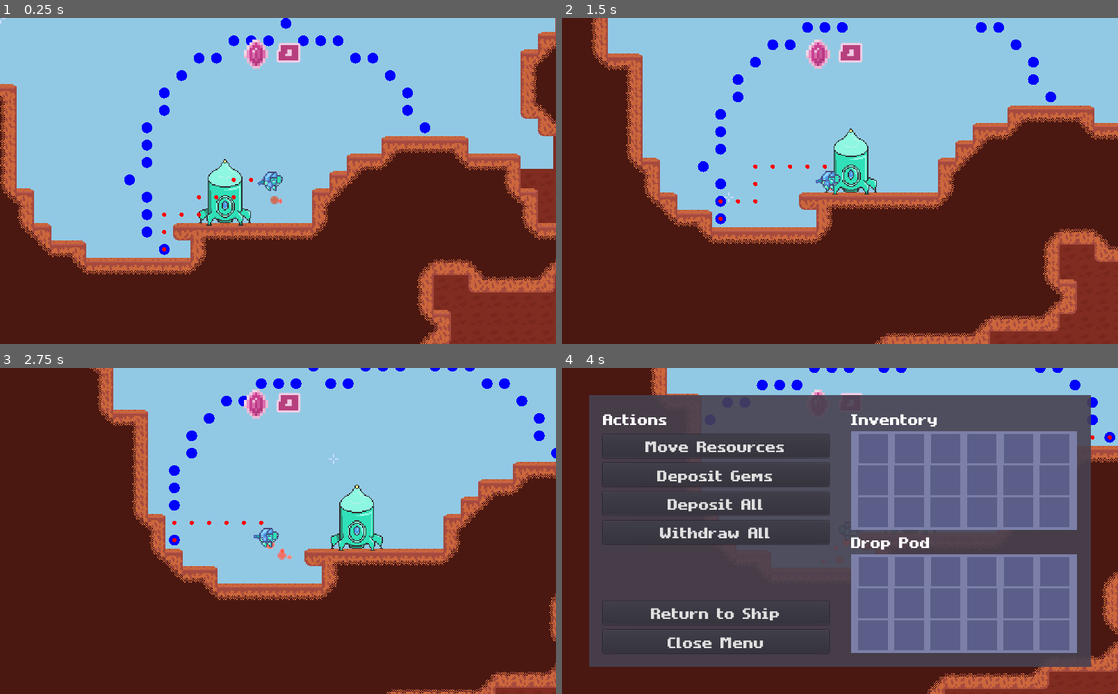
Above: before the commit, frames 1-4 (two rows, left to right).
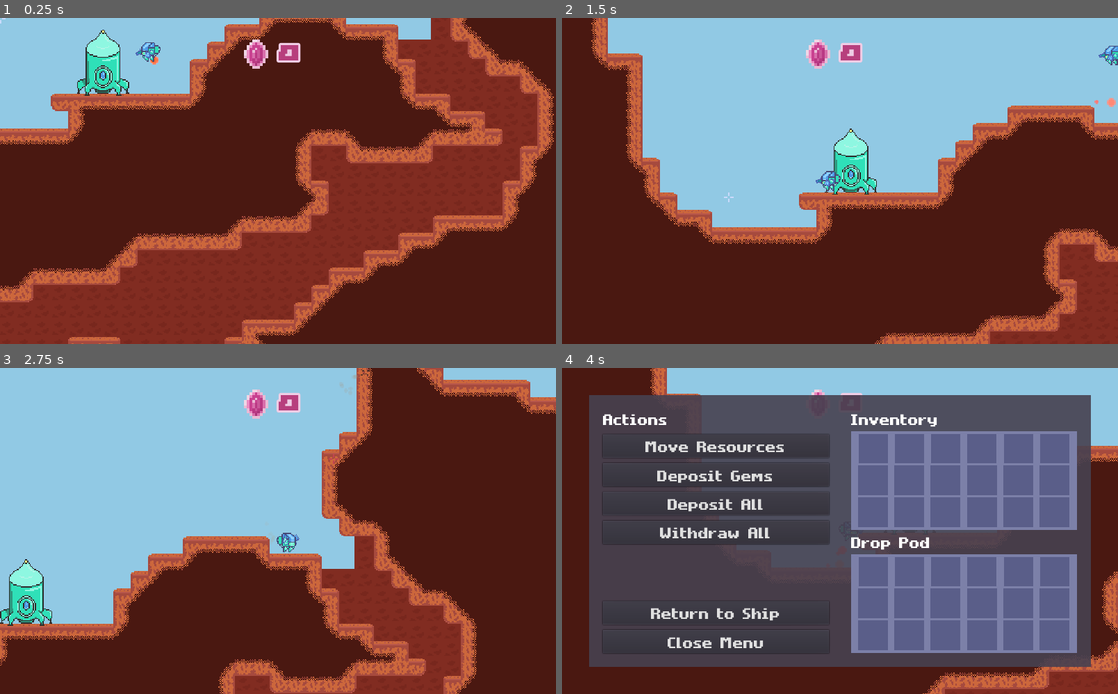
Above: after the commit, the same moments.

Repository: MichaelRRyan/Mecha-Miners
Game: Godot game, scene res://scenes/Gameplay.tscn
Same seed, same stepped clock (60 frames per second), same inputs: the game is played once before the commit and once after it.
Inputs (mouse positions are in pixels of both pictures, inside the frame that each line leads up to):
- Up to frame 1 (0.25 s): no input
- Up to frame 2 (1.5 s): tap Enter at 0.5 s; move the mouse to (962, 164) at 0.52 s; hold D (move_right) 0.53-1.28 s; hold P (ai_perspective, bound only after the commit) 0.53-1.28 s; tap W (jump) at 0.77, 0.8, 1.07, 1.35 s; move the mouse to (728, 197) at 1.27 s; hold A (move_left) from 1.28 s (still down)
- Up to frame 3 (2.75 s): tap W (jump) at 1.52, 1.82, 2.3 s; tap P (ai_perspective, bound only after the commit) at 1.55 s; move the mouse to (333, 459) at 2.02 s; release A (move_left) at 2.03 s; press the mouse at (333, 459) at 2.03 s; hold D (move_right) from 2.03 s (still down)
- Up to frame 4 (4 s): move the mouse to (812, 596) at 2.77 s; release the mouse at (812, 596) at 2.78 s; right-click (812, 596) at 2.85 s; tap W (jump) at 3.02, 3.32, 3.77, 3.8 s; tap P (ai_perspective, bound only after the commit) at 3.05 s; move the mouse to (1006, 579) at 3.52 s; release D (move_right) at 3.53 s; hold A (move_left) from 3.53 s (still down); hold E (interact) from 3.53 s (still down)

The runs differ from the first frame. In frame 1, 80% of the frame differs, in the area x 0-100%, y 0-100%; in frame 2, 1.5%; in frame 3, 56%; in frame 4, 1.0%.

Commit message:
Added AI debug mode

Diff:
--- a/project.godot
+++ b/project.godot
@@ -79,6 +79,7 @@
 Network="*res://scripts/Network.gd"
 GameState="*res://scripts/GameState.gd"
 ItemData="*res://scripts/ItemData.gd"
+Utility="*res://scripts/Utility.gd"
 
 [display]
 
@@ -156,6 +157,16 @@
 , Object(InputEventJoypadButton,"resource_local_to_scene":false,"resource_name":"","device":-1,"button_index":3,"pressure":0.0,"pressed":false,"script":null)
  ]
 }
+ai_debug={
+"deadzone": 0.5,
+"events": [ Object(InputEventKey,"resource_local_to_scene":false,"resource_name":"","device":0,"alt":false,"shift":false,"control":false,"meta":false,"command":false,"pressed":false,"scancode":73,"physical_scancode":0,"unicode":0,"echo":false,"script":null)
+ ]
+}
+ai_perspective={
+"deadzone": 0.5,
+"events": [ Object(InputEventKey,"resource_local_to_scene":false,"resource_name":"","device":0,"alt":false,"shift":false,"control":false,"meta":false,"command":false,"pressed":false,"scancode":80,"physical_scancode":0,"unicode":0,"echo":false,"script":null)
+ ]
+}
 
 [layer_names]
 
--- a/scenes/Gameplay.tscn
+++ b/scenes/Gameplay.tscn
@@ -19,22 +19,22 @@
 script = ExtResource( 7 )
 
 [node name="SpawnPoint" type="Node2D" parent="PlayerManager"]
-position = Vector2( 499.556, 992.147 )
+position = Vector2( 271, 9 )
 
 [node name="Player" parent="PlayerManager" instance=ExtResource( 1 )]
 position = Vector2( 102.152, 736.746 )
 is_human = true
 
+[node name="Camera2D" type="Camera2D" parent="PlayerManager/Player" groups=["main_camera"]]
+scale = Vector2( 2, 2 )
+current = true
+zoom = Vector2( 0.5, 0.5 )
+smoothing_enabled = true
+
 [node name="Player2" parent="PlayerManager" instance=ExtResource( 1 )]
 position = Vector2( 116, 89 )
 
 [node name="AIController" parent="PlayerManager/Player2" instance=ExtResource( 8 )]
-
-[node name="Camera2D" type="Camera2D" parent="PlayerManager/Player2"]
-scale = Vector2( 2, 2 )
-current = true
-zoom = Vector2( 0.5, 0.5 )
-smoothing_enabled = true
 
 [node name="BulletManager" type="Node2D" parent="." groups=["bullet_manager"]]
 script = ExtResource( 4 )
--- a/scenes/Player.tscn
+++ b/scenes/Player.tscn
@@ -10,10 +10,6 @@
 [sub_resource type="AtlasTexture" id=2]
 atlas = ExtResource( 1 )
 region = Rect2( 0, 64, 32, 32 )
-
-[sub_resource type="AtlasTexture" id=11]
-atlas = ExtResource( 1 )
-region = Rect2( 64, 64, 32, 32 )
 
 [sub_resource type="AtlasTexture" id=3]
 atlas = ExtResource( 1 )
@@ -47,16 +43,15 @@
 atlas = ExtResource( 1 )
 region = Rect2( 96, 96, 32, 32 )
 
+[sub_resource type="AtlasTexture" id=11]
+atlas = ExtResource( 1 )
+region = Rect2( 64, 64, 32, 32 )
+
 [sub_resource type="SpriteFrames" id=12]
 animations = [ {
 "frames": [ SubResource( 2 ) ],
 "loop": true,
 "name": "idle",
-"speed": 5.0
-}, {
-"frames": [ SubResource( 11 ) ],
-"loop": true,
-"name": "jump",
 "speed": 5.0
 }, {
 "frames": [ SubResource( 3 ), SubResource( 4 ), SubResource( 5 ), SubResource( 6 ) ],
@@ -68,6 +63,11 @@
 "loop": true,
 "name": "walk_reversed",
 "speed": 10.0
+}, {
+"frames": [ SubResource( 11 ) ],
+"loop": true,
+"name": "jump",
+"speed": 5.0
 } ]
 
 [sub_resource type="CapsuleShape2D" id=13]
--- /dev/null
+++ b/scripts/Utility.gd
@@ -0,0 +1,12 @@
+extends Node
+
+
+#-------------------------------------------------------------------------------
+func get_dependency(group_name : String) -> Node:
+	var container = get_tree().get_nodes_in_group(group_name)
+	if not container.empty():
+		return container.front()
+	return null
+
+
+#-------------------------------------------------------------------------------
--- a/scripts/ai/AIBrain.gd
+++ b/scripts/ai/AIBrain.gd
@@ -2,6 +2,12 @@
 extends Node2D
 
 var subject : Node2D = null
+
+
+#-------------------------------------------------------------------------------
+func is_debug() -> bool:
+	assert(false)
+	return false
 
 
 #-------------------------------------------------------------------------------
--- a/scripts/ai/AIController.gd
+++ b/scripts/ai/AIController.gd
@@ -1,6 +1,14 @@
 extends AIBrain
 
 var _behaviour_stack : Array = []
+var _debug : bool = false
+var _main_camera = null
+var _previous_camera_focus = null
+
+
+#-------------------------------------------------------------------------------
+func is_debug() -> bool:
+	return _debug
 
 
 #-------------------------------------------------------------------------------
@@ -65,5 +73,37 @@
 	subject = get_parent()
 	add_behaviour(IdleBehaviour.new())
 
+	var main_cameras = get_tree().get_nodes_in_group("main_camera")
+	if main_cameras != null and not main_cameras.empty():
+		_main_camera = main_cameras.front()
+
 
 #-------------------------------------------------------------------------------
+func _input(event):
+	# Toggles AI debug mode.
+	if event.is_action_pressed("ai_debug"):
+		_debug = not _debug
+
+	if event.is_action_pressed("ai_perspective"):
+
+		# If the main camera exists.
+		if _main_camera != null:
+
+			# If the camera is following a node.
+			var camera_focus : Node = _main_camera.get_parent()
+			if camera_focus != null:
+
+				camera_focus.remove_child(_main_camera)
+
+				if _previous_camera_focus == null:
+					_previous_camera_focus = camera_focus
+					add_child(_main_camera)
+
+				else:
+					_previous_camera_focus.add_child(_main_camera)
+					_previous_camera_focus = null
+
+				_main_camera.position = Vector2.ZERO
+
+
+#-------------------------------------------------------------------------------
--- a/scripts/ai/behaviours/ExploreBehaviour.gd
+++ b/scripts/ai/behaviours/ExploreBehaviour.gd
@@ -18,15 +18,27 @@
 
 	_spatial_sensor = _brain.find_node("SpatialSensor")
 	if _spatial_sensor:
-		var _v = _spatial_sensor.connect("new_furthest", self, "_on_SpatialSensor_new_furthest")
+		var _v = _spatial_sensor.connect("new_best", self, "_on_SpatialSensor_new_best")
 
 		_brain.set_target(_terrain.map_to_world_centred(_spatial_sensor.get_best_cell()))
 		_pursue()
 
+	var mineral_sensor : Node2D = _brain.find_node("MineralSensor")
+	if mineral_sensor:
+		var _v = mineral_sensor.connect("mineral_found", self, "_on_MineralSensor_mineral_found")
+
 
 #-------------------------------------------------------------------------------
-func _on_SpatialSensor_new_furthest(furthest_cell : Vector2) -> void:
-	_brain.set_target(_terrain.map_to_world_centred(furthest_cell))
+func _on_SpatialSensor_new_best(new_best_cell : Vector2) -> void:
+	_brain.set_target(_terrain.map_to_world_centred(new_best_cell))
+
+
+#-------------------------------------------------------------------------------
+func _on_MineralSensor_mineral_found(mineral_cell : Vector2) -> void:
+	if _active:
+		var behaviour = HarvestMineralsBehaviour.new()
+		behaviour.add_spotted_mineral_cell(mineral_cell)
+		_brain.add_behaviour(behaviour)
 
 
 #-------------------------------------------------------------------------------
--- a/scripts/ai/behaviours/PursueBehaviour.gd
+++ b/scripts/ai/behaviours/PursueBehaviour.gd
@@ -102,12 +102,13 @@
 
 #-------------------------------------------------------------------------------
 func _draw():
-	for node in _path:
-		var dist = _pathfinding.get_point_position(node) - _brain.subject.position
+	if _brain.is_debug():
+		for node in _path:
+			var dist = _pathfinding.get_point_position(node) - _brain.subject.position
+			draw_circle(dist, 2, Color.red)
+
+		var dist = _brain.subject.get_target() - _brain.subject.position
 		draw_circle(dist, 2, Color.red)
-
-	var dist = _brain.subject.get_target() - _brain.subject.position
-	draw_circle(dist, 2, Color.red)
 
 
 #-------------------------------------------------------------------------------
--- a/scripts/ai/sensors/MineralSensor.gd
+++ b/scripts/ai/sensors/MineralSensor.gd
@@ -2,7 +2,9 @@
 
 signal mineral_found(mineral_cell)
 
-var _terrain : TileMap = null
+# Dependencies.
+onready var _terrain : Terrain = Utility.get_dependency("terrain")
+var _brain : AIBrain = null
 
 var _scan_direction = Vector2.LEFT
 var _scan_rotation = PI * 0.8 # The direction and magnitude of the rotation per second.
@@ -12,9 +14,13 @@
 
 #-------------------------------------------------------------------------------
 func _ready():
-	var terrain_container = get_tree().get_nodes_in_group("terrain")
-	if not terrain_container.empty():
-		_terrain = terrain_container.front()
+	if _terrain == null:
+		set_process(false)
+
+	# Gets the parent as the brain if it's an AI brain.
+	var parent = get_parent()
+	if parent != null and parent is AIBrain:
+		_brain = parent
 
 
 #-------------------------------------------------------------------------------
@@ -32,8 +38,9 @@
 
 
 #-------------------------------------------------------------------------------
-#func _draw():
-#	draw_line(Vector2.ZERO, _scan_direction * _scan_distance, Color.red, 1.0)
+func _draw():
+	if _brain.is_debug():
+		draw_line(Vector2.ZERO, _scan_direction * _scan_distance, Color.red, 1.0)
 
 
 #-------------------------------------------------------------------------------
--- a/scripts/ai/sensors/SpatialSensor.gd
+++ b/scripts/ai/sensors/SpatialSensor.gd
@@ -1,9 +1,10 @@
 extends Node2D
 
-signal new_furthest(furthest_cell)
+signal new_best(best_cell)
 
 # Dependancies.
 var _terrain : Terrain = null
+var _brain : AIBrain = null
 
 # Public variables.
 var view_range_cells : int = 8 setget set_view_range_cells
@@ -43,6 +44,11 @@
 		_queue.append(cell_pos)
 		_check_surroundings()
 
+	# Gets the parent as the brain if it's an AI brain.
+	var parent = get_parent()
+	if parent != null and parent is AIBrain:
+		_brain = parent
+
 
 #-------------------------------------------------------------------------------
 func _physics_process(_delta) -> void:
@@ -73,9 +79,9 @@
 
 	_queue = next_queue
 
-	var best = _queue.front()
-	if previous_best != best:
-		emit_signal("new_furthest", best)
+	var new_best = _queue.front()
+	if new_best != null and previous_best != new_best:
+		emit_signal("new_best", new_best)
 
 
 #-------------------------------------------------------------------------------
@@ -142,10 +148,11 @@
 
 #-------------------------------------------------------------------------------
 func _draw() -> void:
-	for cell in _queue:
-		var global = _terrain.map_to_world_centred(cell)
-		var local = global - global_position
-		draw_circle(local, 5, Color.blue)
+	if _brain.is_debug():
+		for cell in _queue:
+			var global = _terrain.map_to_world_centred(cell)
+			var local = global - global_position
+			draw_circle(local, 5, Color.blue)
 
 
 #-------------------------------------------------------------------------------
